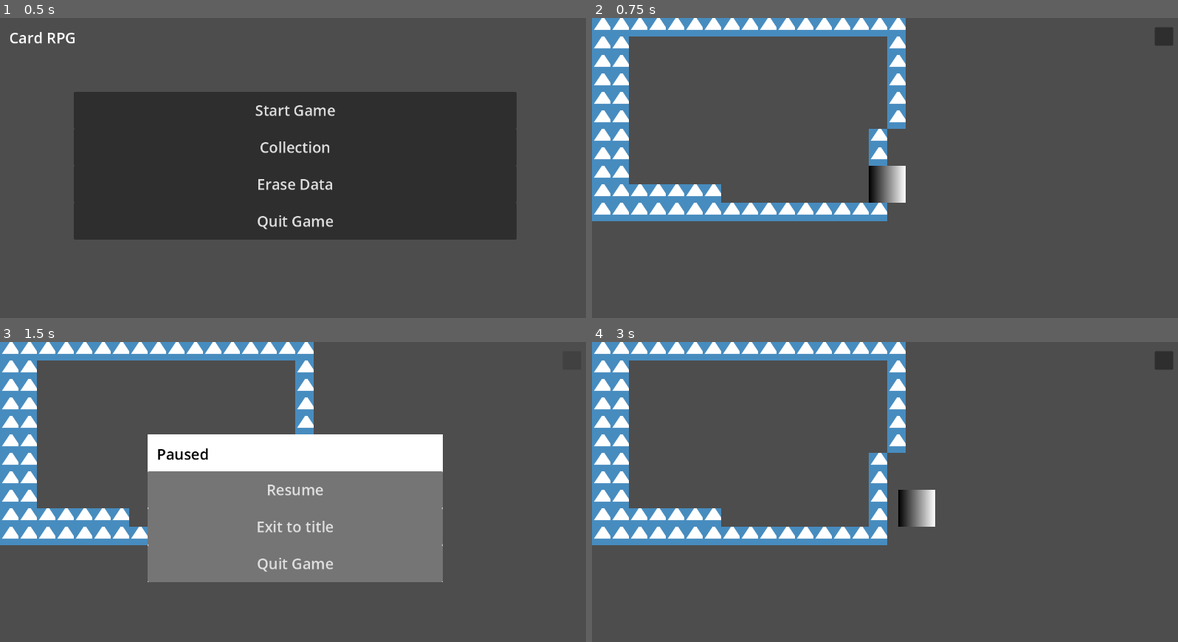
Above: before the commit, frames 1-4 (two rows, left to right).
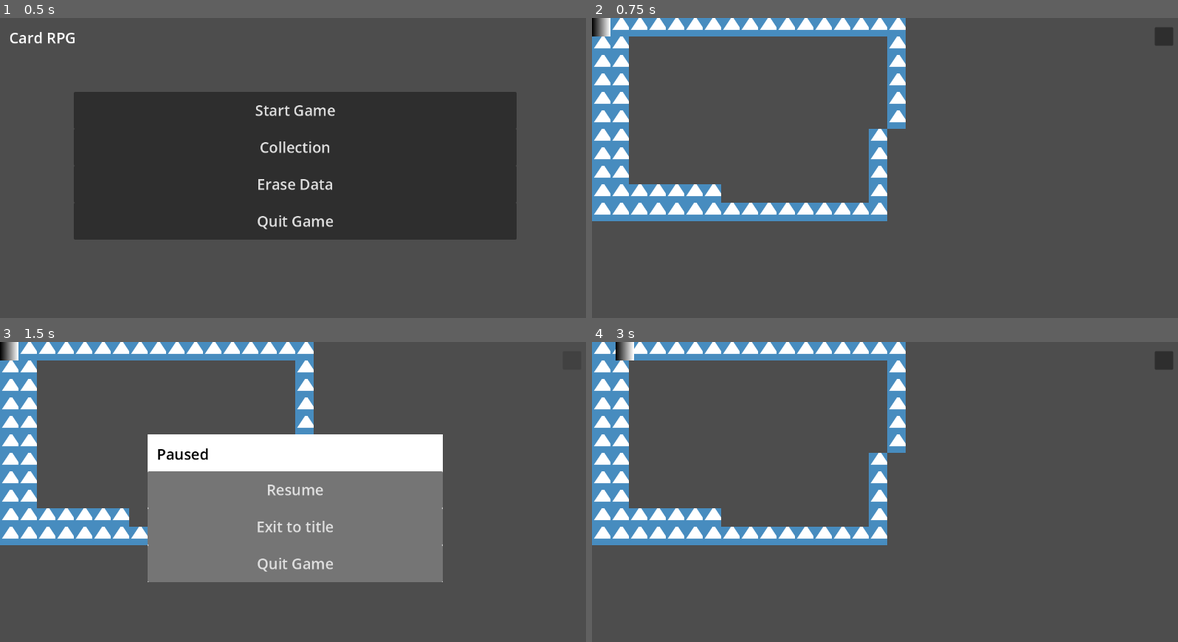
Above: after the commit, the same moments.

Repository: pupungeggang4/Godot-CardRPG
Game: Godot game, scene res://scene/title.tscn
Two runs of this game, one before a commit and one after it. Both use one fixed random seed, a clock stepped at 60 frames per second and the inputs below. The engine's default icon, where the game draws it, is replaced by a stand-in: a white triangle on a blue panel in a dark square.
Inputs (mouse positions are in pixels of both pictures, inside the frame that each line leads up to):
- Up to frame 1 (0.5 s): no input
- Up to frame 2 (0.75 s): click "Start Game" at 0.5 s
- Up to frame 3 (1.5 s): click (574, 360) at 1.25 s
- Up to frame 4 (3 s): click "Resume" at 2 s; tap Enter at 2.75 s; hold D (key_right) from 2.78 s (still down)

Frame 1 is identical in both runs. In frame 2, 1.0% of the frame differs, in the area x 0-54%, y 0-62%; in frame 3, 0.2%; in frame 4, 0.8%.

Commit message:
Character Movement

Diff:
--- a/game/scene/entityfield/fieldplayer.tscn
+++ b/game/scene/entityfield/fieldplayer.tscn
@@ -1,22 +1,17 @@
 [gd_scene format=3 uid="uid://ddgvvl8sgsfek"]
 
 [ext_resource type="Script" uid="uid://c40thybqkrmqd" path="res://script/entityfield/fieldplayer.gd" id="1_n6klx"]
-
-[sub_resource type="RectangleShape2D" id="RectangleShape2D_n6klx"]
-size = Vector2(80, 80)
 
 [sub_resource type="Gradient" id="Gradient_hd2fy"]
 
 [sub_resource type="GradientTexture2D" id="GradientTexture2D_d35du"]
 gradient = SubResource("Gradient_hd2fy")
-width = 80
-height = 80
+width = 40
+height = 40
 
-[node name="FieldPlayer" type="CharacterBody2D" unique_id=1883165790]
+[node name="FieldPlayer" type="Node2D" unique_id=509342215]
 script = ExtResource("1_n6klx")
-
-[node name="CollisionShape2D" type="CollisionShape2D" parent="." unique_id=1430777160]
-shape = SubResource("RectangleShape2D_n6klx")
 
 [node name="Sprite2D" type="Sprite2D" parent="." unique_id=1631304949]
 texture = SubResource("GradientTexture2D_d35du")
+centered = false
--- a/game/script/entityfield/fieldplayer.gd
+++ b/game/script/entityfield/fieldplayer.gd
@@ -1,16 +1,39 @@
-extends CharacterBody2D
+extends Node2D
 
 @export var speed: float = 320.0
+@export var grid_position: Vector2i = Vector2i(0, 0)
+@export var moving: bool = false
+@export var moved_distance: float = 0.0
+@export var moving_direction: Vector2 = Vector2(0, 0)
+@export var arrows: Array = ['key_left', 'key_right', 'key_up', 'key_down']
 
 func _ready() -> void:
-    position = Vector2(640, 360)
+    position = Vector2(0, 0)
 
 func _process(delta: float) -> void:
     if GVar.menu == false:
         if GVar.state == '':
-            var direction = Input.get_vector('key_left', 'key_right', 'key_up', 'key_down')
-            if direction:
-                velocity = direction * speed
+            if moving == false:
+                if arrows.any(Input.is_action_pressed):
+                    moving = true
+                    moved_distance = 0.0
+                if Input.is_action_pressed('key_left'):
+                    grid_position.x -= 1
+                    moving_direction = Vector2(-1, 0)
+                elif Input.is_action_pressed('key_right'):
+                    grid_position.x += 1
+                    moving_direction = Vector2(1, 0)
+                elif Input.is_action_pressed('key_up'):
+                    grid_position.y -= 1
+                    moving_direction = Vector2(0, -1)
+                elif Input.is_action_pressed('key_down'):
+                    grid_position.y += 1
+                    moving_direction = Vector2(0, 1)
             else:
-                velocity = Vector2.ZERO
-            move_and_slide()
+                if moved_distance + speed * delta >= 40.0:
+                    position.x = grid_position.x * 40
+                    position.y = grid_position.y * 40
+                    moving = false
+                else:
+                    position += moving_direction * speed * delta
+                    moved_distance += speed * delta
